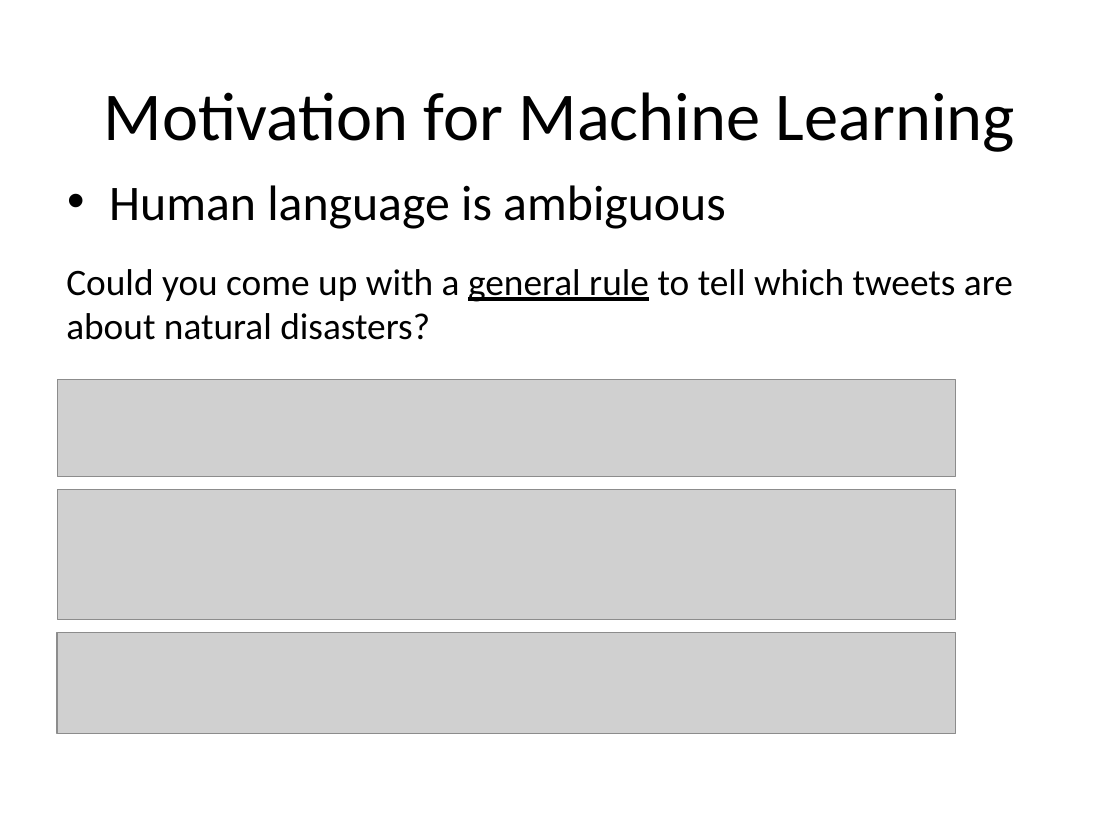
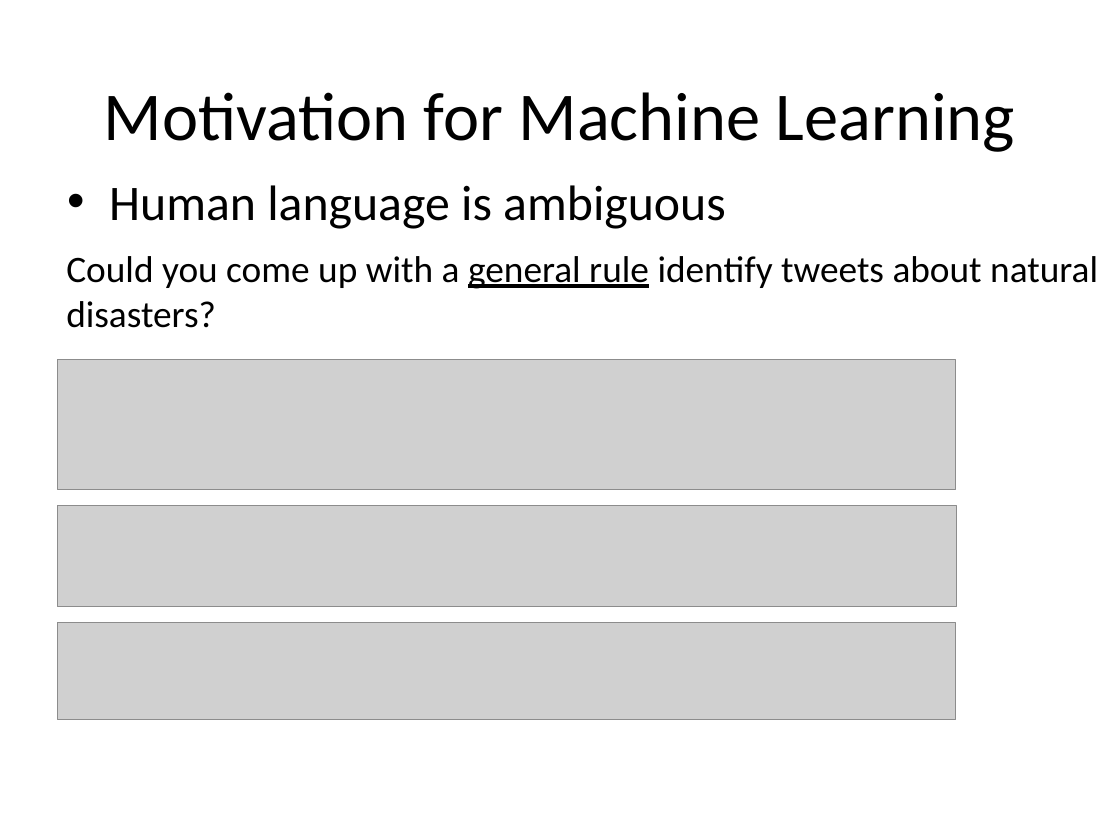
Before and after one commit to Oleksandra28/grad_forum, a slide deck: slide 12 of grad-presentation-sopova 2.pptx. Drawn at 1120x840 pixels with LibreOffice and Linux fonts; fonts in the diff are those of the drawing; grey boxes stand for pictures; background and template pictures are left out. Boxes give left, top, right and bottom in pixels: in the first picture for what was removed or moved away, otherwise in the second. Text is boxed around its words. In the diff, an @@ line names an element or a change of style, - is before the commit and + after.

```diff
--- a/grad-presentation-sopova 2.pptx
+++ b/grad-presentation-sopova 2.pptx
@@ text at <box>66,256,1098,328</box>: text changed @@
-Could you come up with a general rule to tell which tweets are about natural disasters?
+Could you come up with a general rule identify tweets about natural disasters?
@@ picture: place and size @@
-picture at <box>57,489,955,620</box>
+picture at <box>57,360,955,491</box>
@@ picture: place and size @@
-picture at <box>57,633,956,734</box>
+picture at <box>57,506,956,607</box>
@@ picture: place and size @@
-picture at <box>57,380,955,477</box>
+picture at <box>57,623,955,720</box>
```
Also in this commit, not shown: 9 other slides changed, 6 other files.
